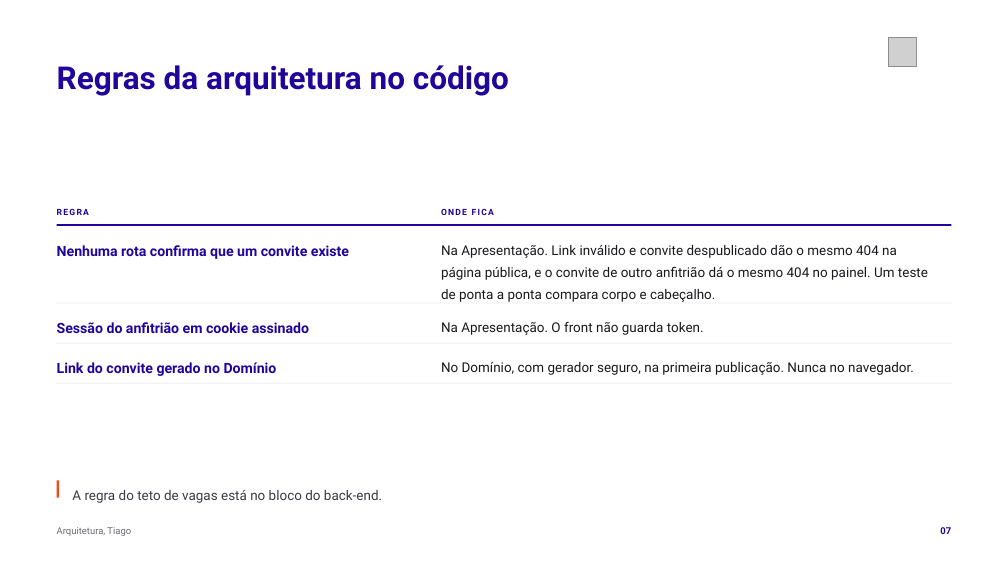
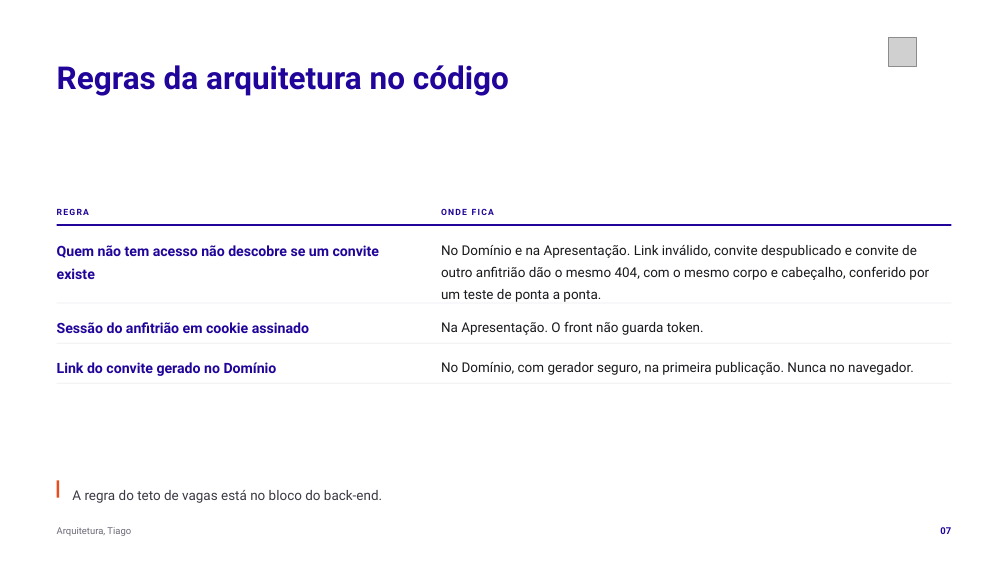
Before and after one commit to tcpassos/invite-app, a slide deck: slide 7 of trabalhos/T3-Apresentacao-Intermediaria.pptx. Drawn at 1008x567 pixels with LibreOffice and Linux fonts; fonts in the diff are those of the drawing; grey boxes stand for pictures. Boxes give left, top, right and bottom in pixels: in the first picture for what was removed or moved away, otherwise in the second. Text is boxed around its words. In the diff, an @@ line names an element or a change of style, - is before the commit and + after.

```diff
--- a/trabalhos/T3-Apresentacao-Intermediaria.pptx
+++ b/trabalhos/T3-Apresentacao-Intermediaria.pptx
@@ text at [57,245,380,279]: text changed @@
-Nenhuma rota confirma que um convite existe
+Quem não tem acesso não descobre se um convite existe
@@ text at [441,245,929,302]: text changed @@
-Na Apresentação. Link inválido e convite despublicado dão o mesmo 404 na página pública, e o convite de outro anfitrião dá o mesmo 404 no painel. Um teste de ponta a ponta compara corpo e cabeçalho.
+No Domínio e na Apresentação. Link inválido, convite despublicado e convite de outro anfitrião dão o mesmo 404, com o mesmo corpo e cabeçalho, conferido por um teste de ponta a ponta.
```
Also in this commit, not shown: 15 other slides changed, 1 slide added, 7 other files.
